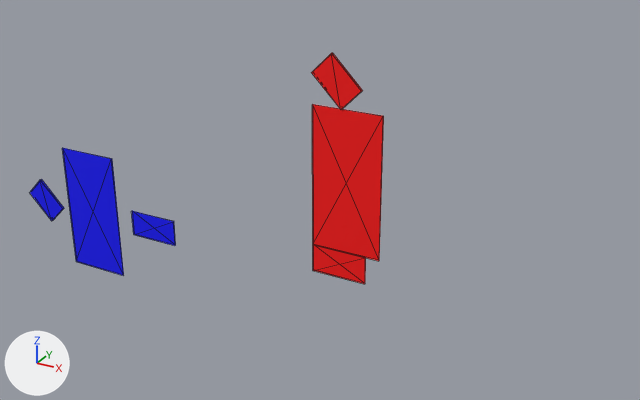
An edit to the glTF model packages/core/tests/outputs/modeler/pack.glb, drawn before and after from the same camera.
The view is the same before and after, from a 50 mm lens placed at (4670.0, -4760.0, 2921.0), pointed at (1975.0, 140.0, 472.0). The axes (+X, +Y, +Z) are drawn at lower left. The lights are the same throughout. The older version comes first. Mesh edges are drawn as thin lines. Vertices at exactly the same position are counted once.

Names of what the first picture shows: 'shape_0', 'shape_1', 'shape_2', 'shape_4', 'shape_5', 'shape_6'.
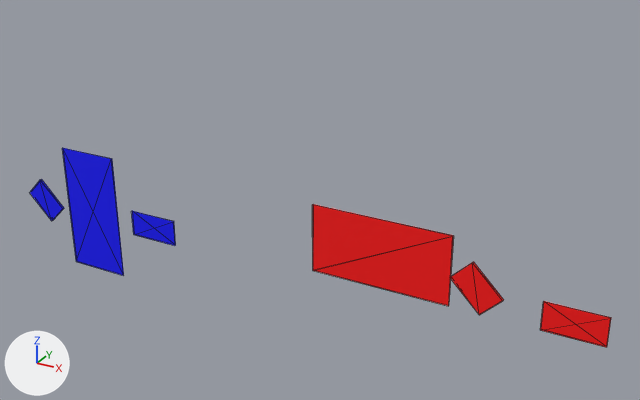
Patch to the scene script:
```diff
--- a/packages/core/tests/outputs/modeler/pack.glb.py
+++ b/packages/core/tests/outputs/modeler/pack.glb.py
@@ me_shape_4 @@
 # used by ob_shape_4; location = (2200.0, -5.0, 100.0)
-me_shape_4.from_pydata(...)  # 8 vertices, 12 faces; spans x -200.0..200.0, y -5.0..5.0, z -100.0..100.0
+me_shape_4.from_pydata(...)  # 8 vertices, 12 faces; spans x -500.0..500.0, y -5.0..5.0, z -250.0..250.0
+# me_shape_4 part 1: 8 vertices removed from x -200.0..200.0, y -5.0..5.0, z -100.0..100.0; 8 vertices added at x -500.0..500.0, y -5.0..5.0, z -250.0..250.0, forming a box
 me_shape_4.materials.append(mat_mesh_material_003)
@@ me_shape_5 @@
 # used by ob_shape_5; location = (2250.0, -5.0, 700.0)
-me_shape_5.from_pydata(...)  # 8 vertices, 12 faces; spans x -250.0..250.0, y -5.0..5.0, z -500.0..500.0
+me_shape_5.from_pydata(...)  # 8 vertices, 12 faces; spans x -177.0..177.0, y -10.0..10.0, z -177.0..177.0
+# me_shape_5 part 2: 8 vertices removed from x -250.0..250.0, y -5.0..5.0, z -500.0..500.0
+# me_shape_5 part 3: 8 vertices added at x -177.0..177.0, y -10.0..10.0, z -177.0..177.0
 me_shape_5.materials.append(mat_mesh_material_004)
@@ me_shape_6 @@
 # used by ob_shape_6; location = (2177.0, -10.0, 1377.0)
-me_shape_6.from_pydata(...)  # 8 vertices, 12 faces; spans x -177.0..177.0, y -10.0..10.0, z -177.0..177.0
+me_shape_6.from_pydata(...)  # 8 vertices, 12 faces; spans x -200.0..200.0, y -5.0..5.0, z -100.0..100.0
+# me_shape_6 part 4: the whole mesh is rebuilt
 me_shape_6.materials.append(mat_mesh_material_005)
@@ ob_shape_4 @@
 ob_shape_4 = bpy.data.objects.new('shape_4', me_shape_4)
-ob_shape_4.location = (2200.0, -5.0, 100.0)
+ob_shape_4.location = (2500.0, -5.0, 250.0)
@@ ob_shape_5 @@
 ob_shape_5 = bpy.data.objects.new('shape_5', me_shape_5)
-ob_shape_5.location = (2250.0, -5.0, 700.0)
+ob_shape_5.location = (3177.0, -10.0, 177.0)
@@ ob_shape_6 @@
 ob_shape_6 = bpy.data.objects.new('shape_6', me_shape_6)
-ob_shape_6.location = (2177.0, -10.0, 1377.0)
+ob_shape_6.location = (3800.0, -5.0, 100.0)
```

Changed parts and their boxes (x1, y1, x2, y2) in the pictures (640 x 400 px):
'shape_5', reshaped, moved (25% narrower, 66% shorter): before (312, 104, 384, 261); after (450, 262, 504, 315)
'shape_4', reshaped, moved (163% wider, 158% taller): before (313, 245, 366, 284); after (312, 204, 453, 306)
'shape_6', reshaped, moved (36% wider, 19% shorter): before (311, 53, 363, 110); after (540, 301, 611, 347)
part 2 of me_shape_5, deleted (red): before (312, 104, 384, 261)
part 3 of me_shape_5, added (red): after (450, 262, 504, 315)
